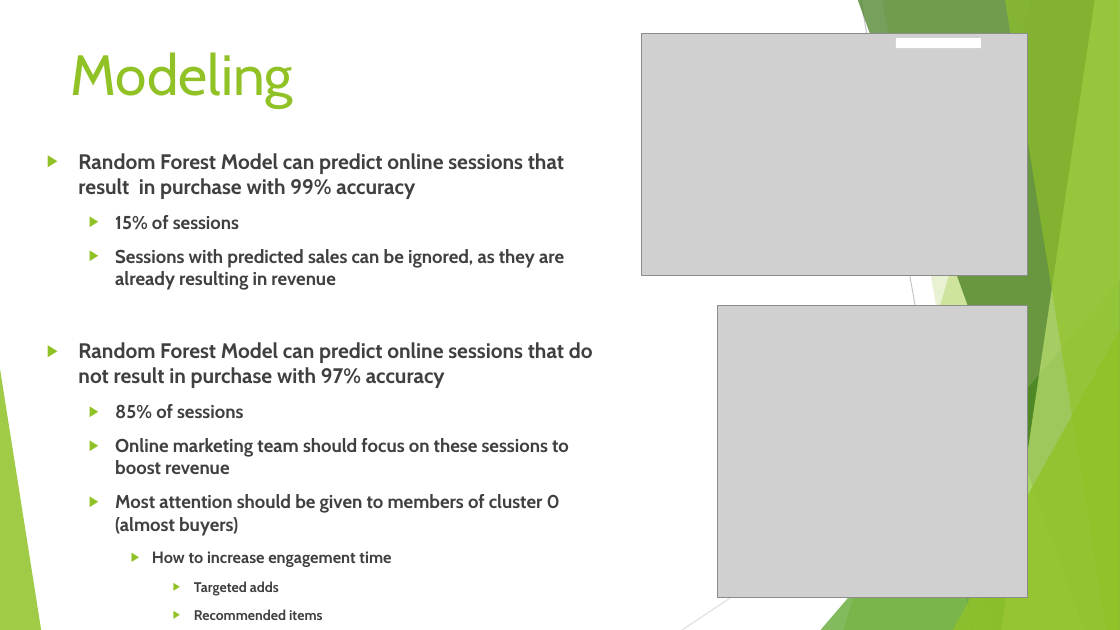
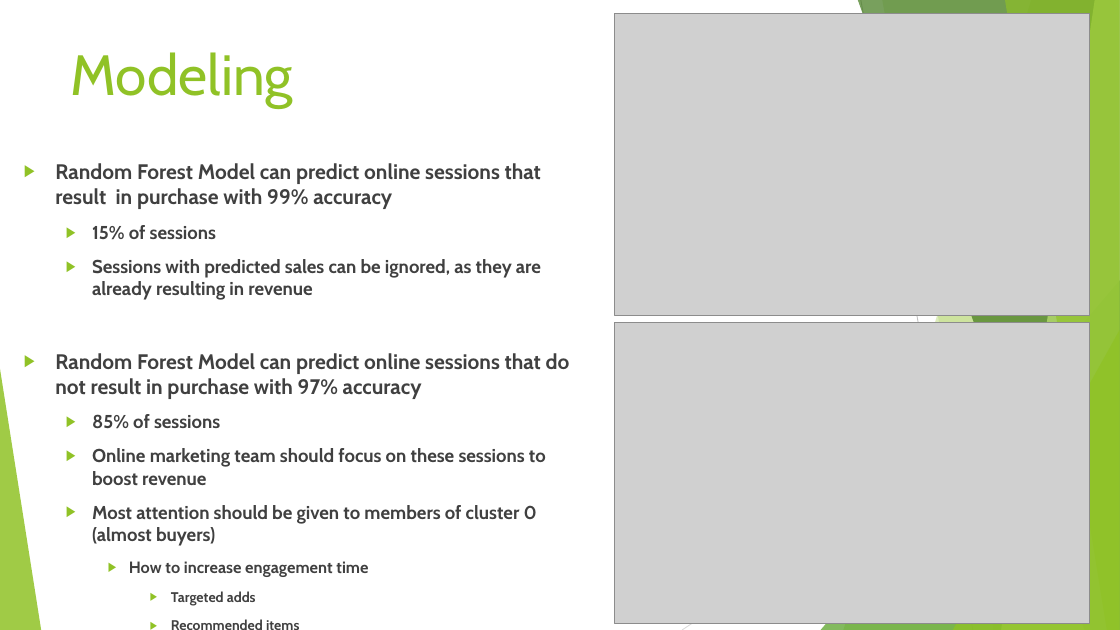
Before and after one commit to brock-ricker/Online-Shoppers-Purchasing-Intent, a slide deck: slide 13 of Online Shoppers Purchasing Intent Final.pptx (slide 8 before the commit). Drawn at 1120x630 pixels with LibreOffice and Linux fonts; fonts in the diff are those of the drawing; grey boxes stand for pictures. Boxes give left, top, right and bottom in pixels: in the first picture for what was removed or moved away, otherwise in the second. Text is boxed around its words. In the diff, an @@ line names an element or a change of style, - is before the commit and + after.

Commit message:
Uploaded final presentation for this project
Combined exploratory analysis presentation and Modeling presentation into one

```diff
--- a/Online Shoppers Purchasing Intent Final.pptx
+++ b/Online Shoppers Purchasing Intent Final.pptx
@@ picture: place and size @@
-picture at box(641, 34, 1028, 276)
+picture at box(615, 13, 1090, 315)
@@ rectangle removed at box(897, 38, 981, 48) @@
@@ text "Random Forest Model can predict ...": place and size @@
-text "Random Forest Model can predict ..." at box(78, 153, 593, 596)
+text "Random Forest Model can predict ..." at box(55, 163, 570, 606)
@@ picture: place and size @@
-picture at box(718, 305, 1028, 597)
+picture at box(615, 322, 1090, 623)
```
Also in this commit, not shown: 4 other slides changed, 5 slides added.
